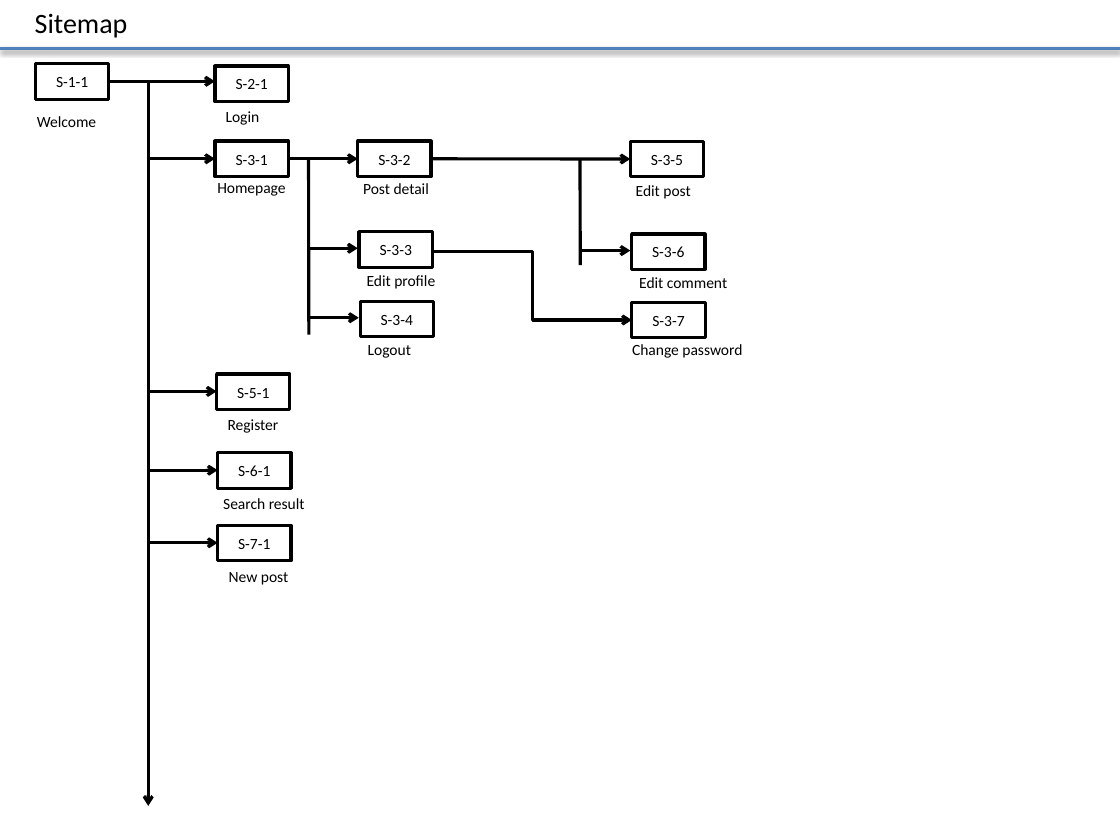
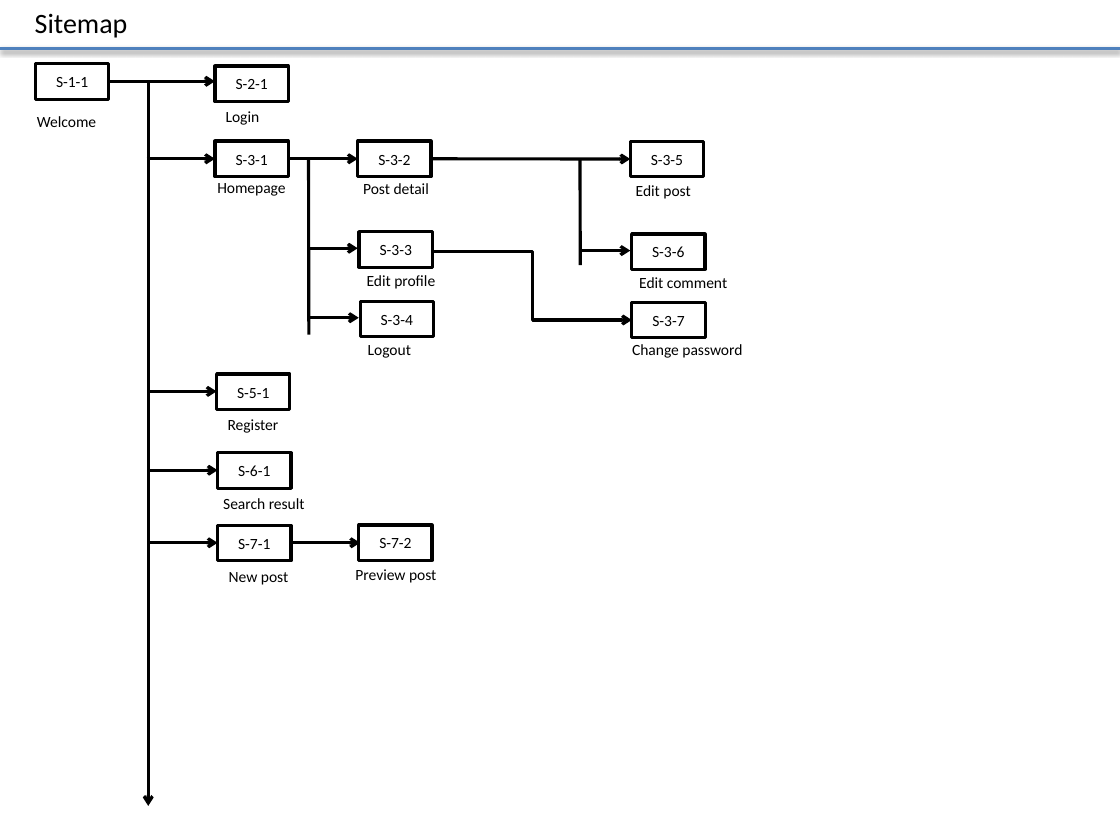
Before and after one commit to Mulodo-Java-Training/miniblog-le.tri, a slide deck: slide 2 of doc/frontend/wireframe/TRN-MiniBlog_WireframeDesign_TRILE.pptx. Drawn at 1120x840 pixels with LibreOffice and Linux fonts; fonts in the diff are those of the drawing. Boxes give left, top, right and bottom in pixels: in the first picture for what was removed or moved away, otherwise in the second. Text is boxed around its words. In the diff, an @@ line names an element or a change of style, - is before the commit and + after.

Commit message:
Add preview page

```diff
--- a/doc/frontend/wireframe/TRN-MiniBlog_WireframeDesign_TRILE.pptx
+++ b/doc/frontend/wireframe/TRN-MiniBlog_WireframeDesign_TRILE.pptx
@@ rectangle added at bbox=[358, 525, 431, 561], fill #FFFFFF, outline #000000 2 pt, 10 pt, text #000000 @@
+S-7-2
@@ arrow added from (292, 543) to (361, 543), #000000 2 pt @@
@@ text added at bbox=[355, 569, 436, 583], 10 pt, text #000000 @@
+Preview post
```
Also in this commit, not shown: 1 other slide changed, 1 slide added.
